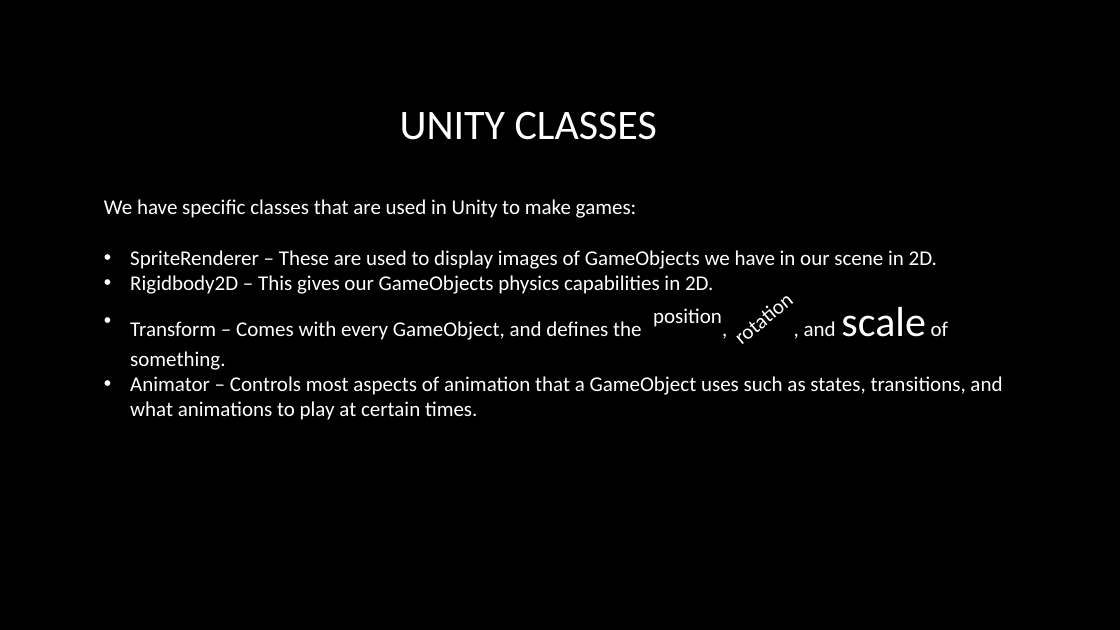
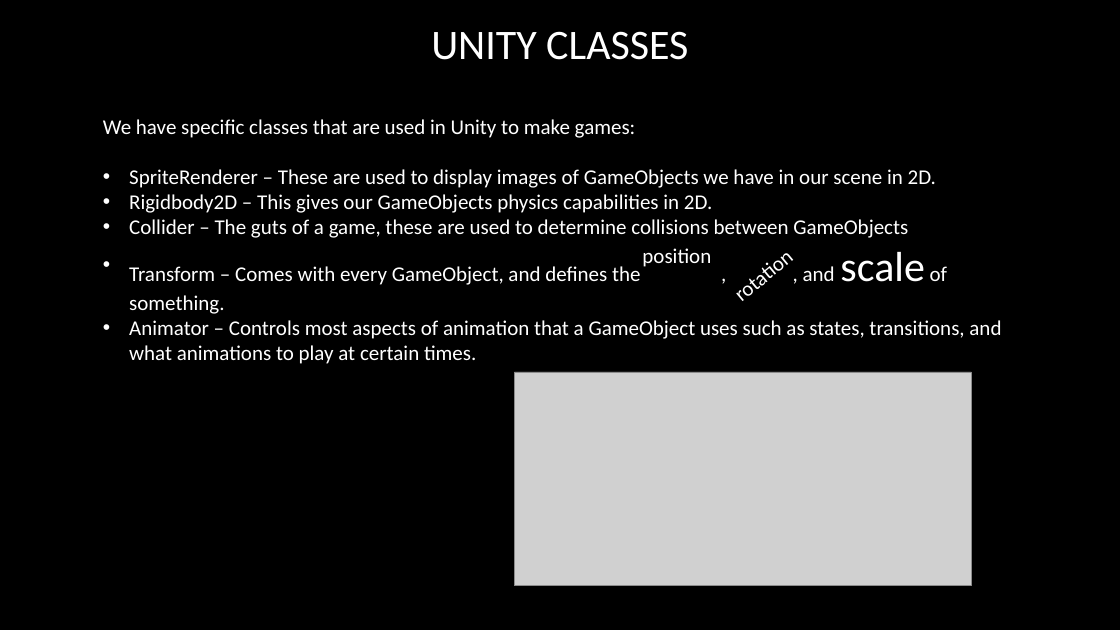
Before and after one commit to RIDENTEM/teachingMaterial, a slide deck: slide 8 of Programming in unity.pptx. Drawn at 1120x630 pixels with LibreOffice and Linux fonts; fonts in the diff are those of the drawing; grey boxes stand for pictures; background and template pictures are left out. Boxes give left, top, right and bottom in pixels: in the first picture for what was removed or moved away, otherwise in the second. Text is boxed around its words. In the diff, an @@ line names an element or a change of style, - is before the commit and + after.

```diff
--- a/Programming in unity.pptx
+++ b/Programming in unity.pptx
@@ title "UNITY CLASSES": place and size @@
-title "UNITY CLASSES" at [400, 111, 657, 140]
+title "UNITY CLASSES" at [431, 31, 688, 60]
@@ text "We have specific classes that ...": place and size @@
-text "We have specific classes that ..." at [104, 199, 1002, 420]
+text "We have specific classes that ..." at [103, 119, 1001, 364]
@@ text at [129, 219, 908, 238]: paragraph added @@
+• Collider – The guts of a game, these are used to determine collisions between GameObjects
@@ text "position": place and size @@
-text "position" at [653, 308, 722, 327]
+text "position" at [642, 248, 711, 267]
@@ text "rotation": place and size @@
-text "rotation" at [719, 272, 813, 358]
+text "rotation" at [719, 230, 813, 315]
@@ picture added at [514, 372, 971, 586] @@
```
Also in this commit, not shown: 3 other slides changed, 10 other files.
